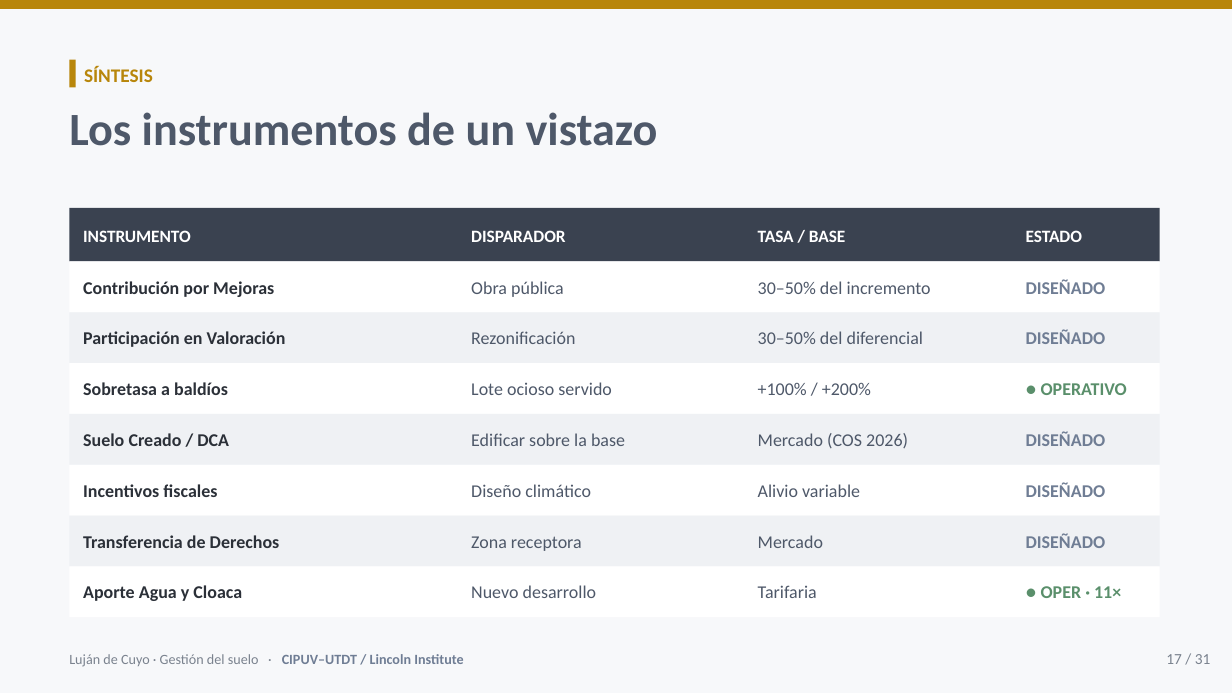
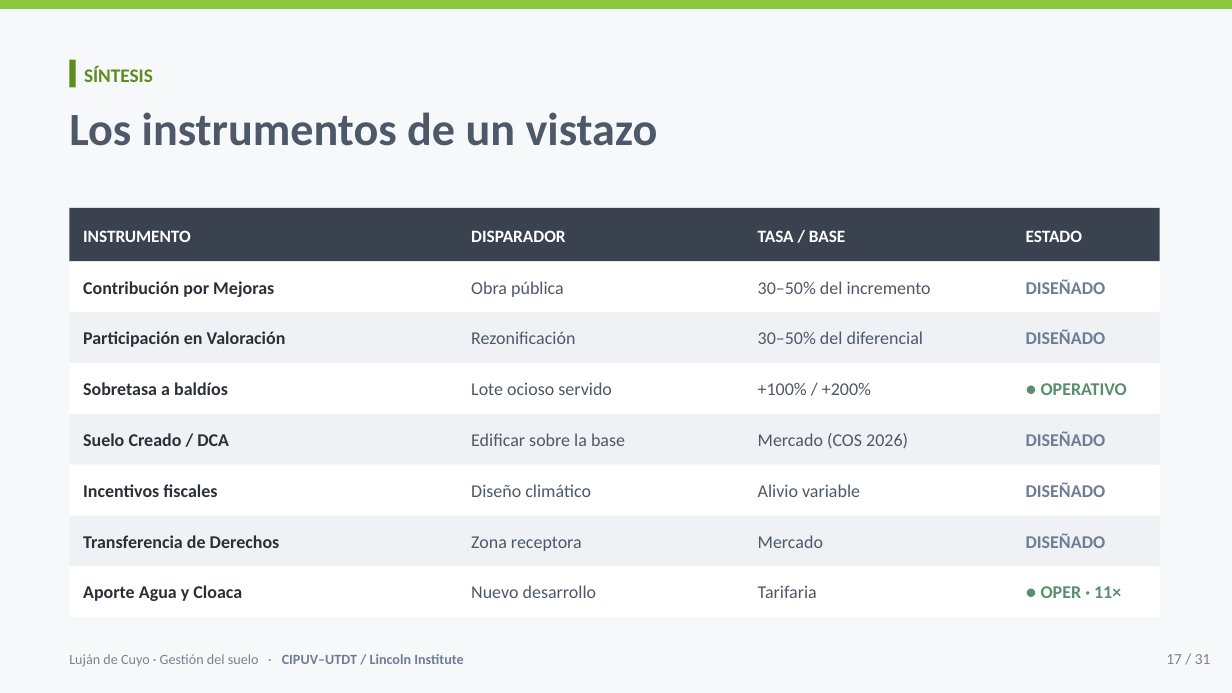
Before and after one commit to cgoytia-droid/cgoytia-droid.github.io, a slide deck: slide 17 of presentations/lujan-de-cuyo-gestion-suelo.pptx. Drawn at 1232x693 pixels with LibreOffice and Linux fonts; fonts in the diff are those of the drawing. Boxes give left, top, right and bottom in pixels: in the first picture for what was removed or moved away, otherwise in the second. Text is boxed around its words. In the diff, an @@ line names an element or a change of style, - is before the commit and + after.

```diff
--- a/presentations/lujan-de-cuyo-gestion-suelo.pptx
+++ b/presentations/lujan-de-cuyo-gestion-suelo.pptx
@@ rectangle at (0, 0, 1232, 9): fill #B8860B to #8CC63F @@
@@ text "SÍNTESIS" at (84, 66, 153, 82): text colour #B8860B to #5E8C1E @@
@@ rectangle at (69, 60, 76, 88): fill #B8860B to #5E8C1E @@
```
Also in this commit, not shown: 29 other slides changed, 2 other files.
